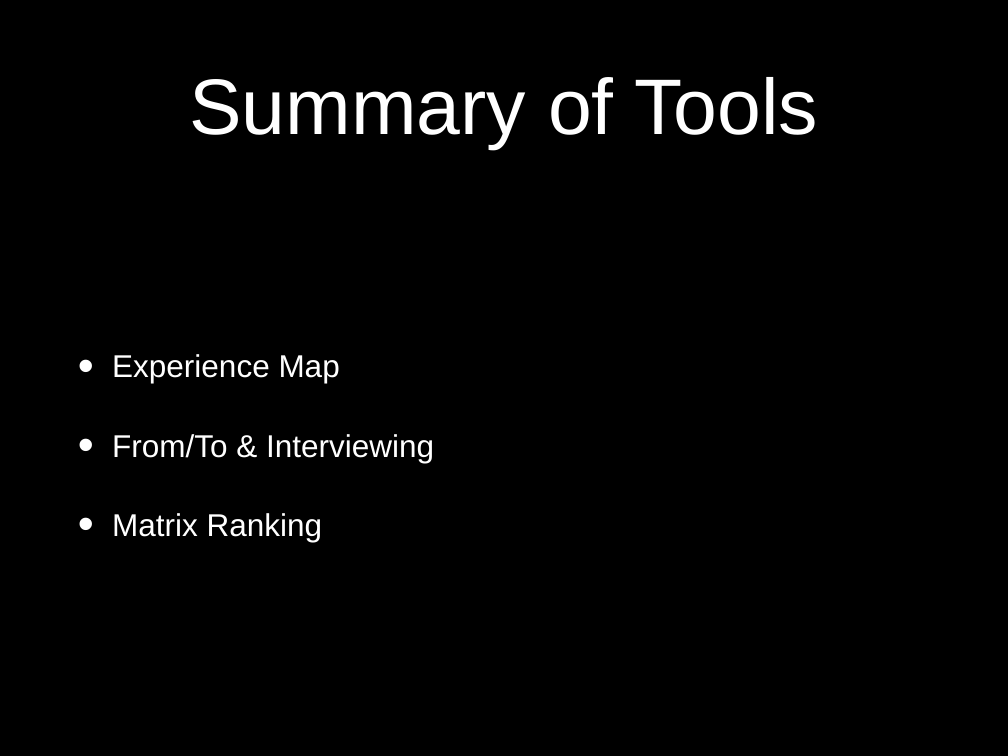
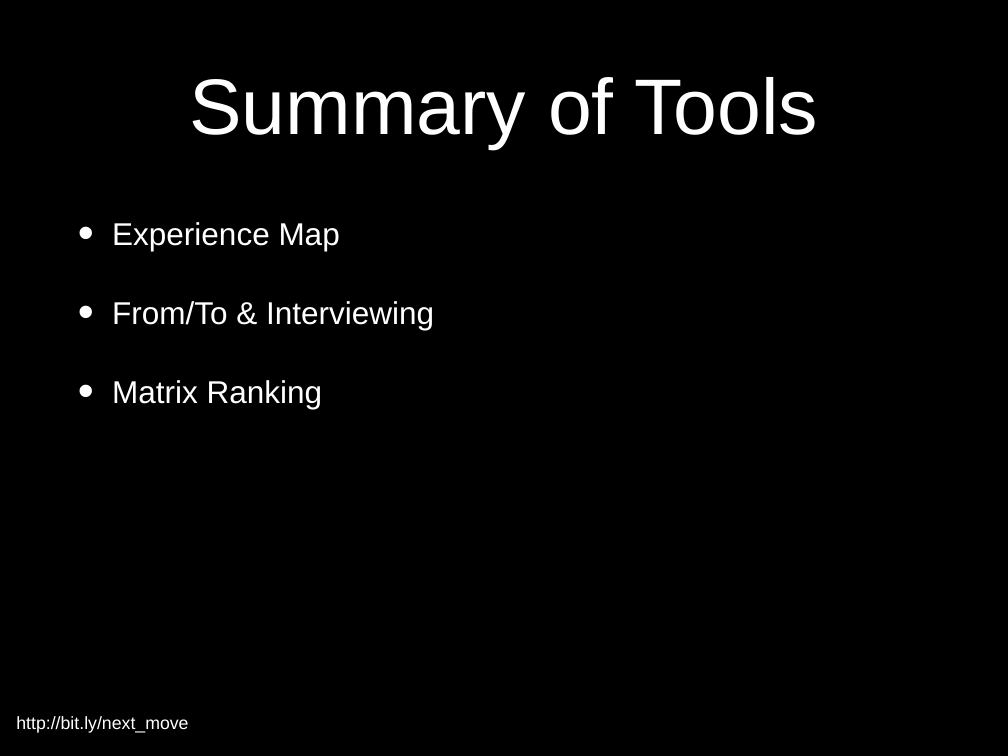
Before and after one commit to digitalbias/digitalbias.github.io, a slide deck: slide 22 of files/next_move.pptx. Drawn at 1008x756 pixels with LibreOffice and Linux fonts; fonts in the diff are those of the drawing; background and template pictures are left out. Boxes give left, top, right and bottom in pixels: in the first picture for what was removed or moved away, otherwise in the second. Text is boxed around its words. In the diff, an @@ line names an element or a change of style, - is before the commit and + after.

Commit message:
references added to keynote for next move

```diff
--- a/files/next_move.pptx
+++ b/files/next_move.pptx
@@ text "Experience Map": place and size @@
-text "Experience Map" at box(112, 354, 434, 542)
+text "Experience Map" at box(112, 222, 434, 409)
@@ text added at box(16, 716, 188, 733), 18 pt, text #FFFFFF @@
+http://bit.ly/next_move
```
Also in this commit, not shown: 25 other slides changed, 2 slides added, 1 slide removed, 1 other file.
